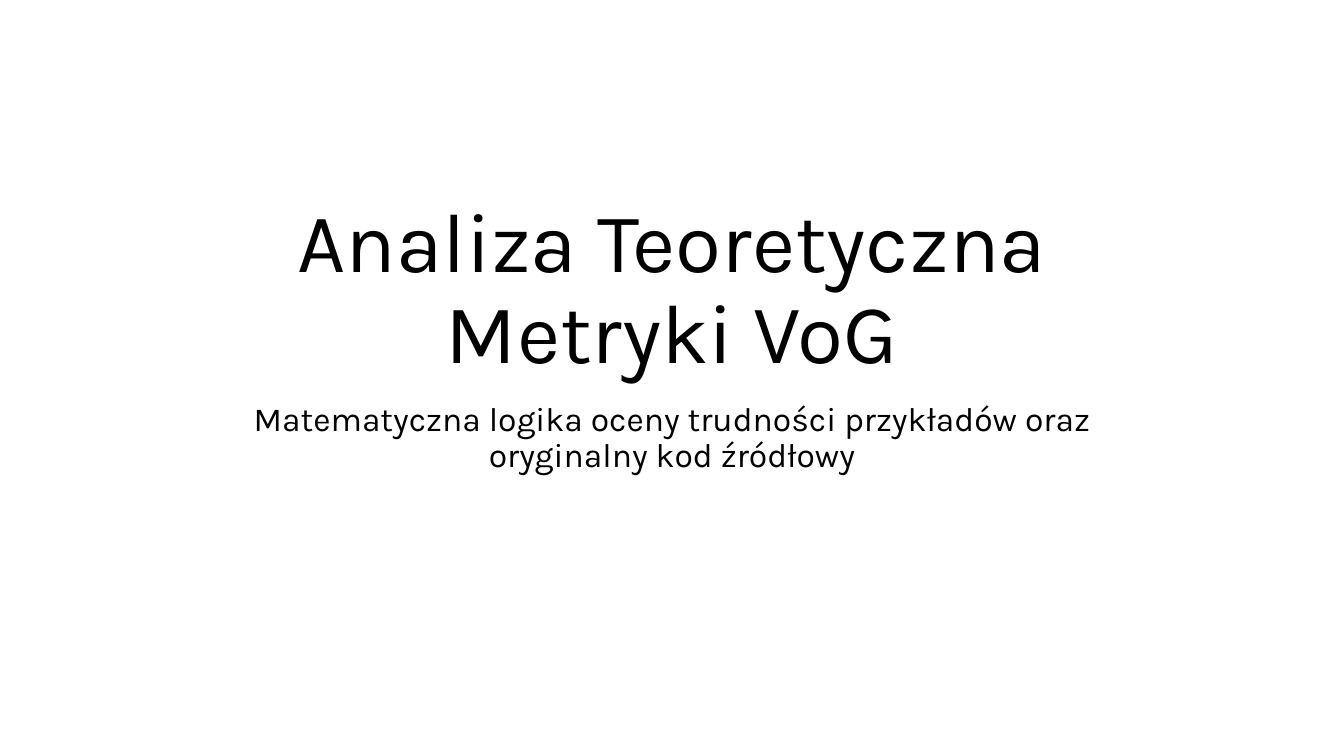
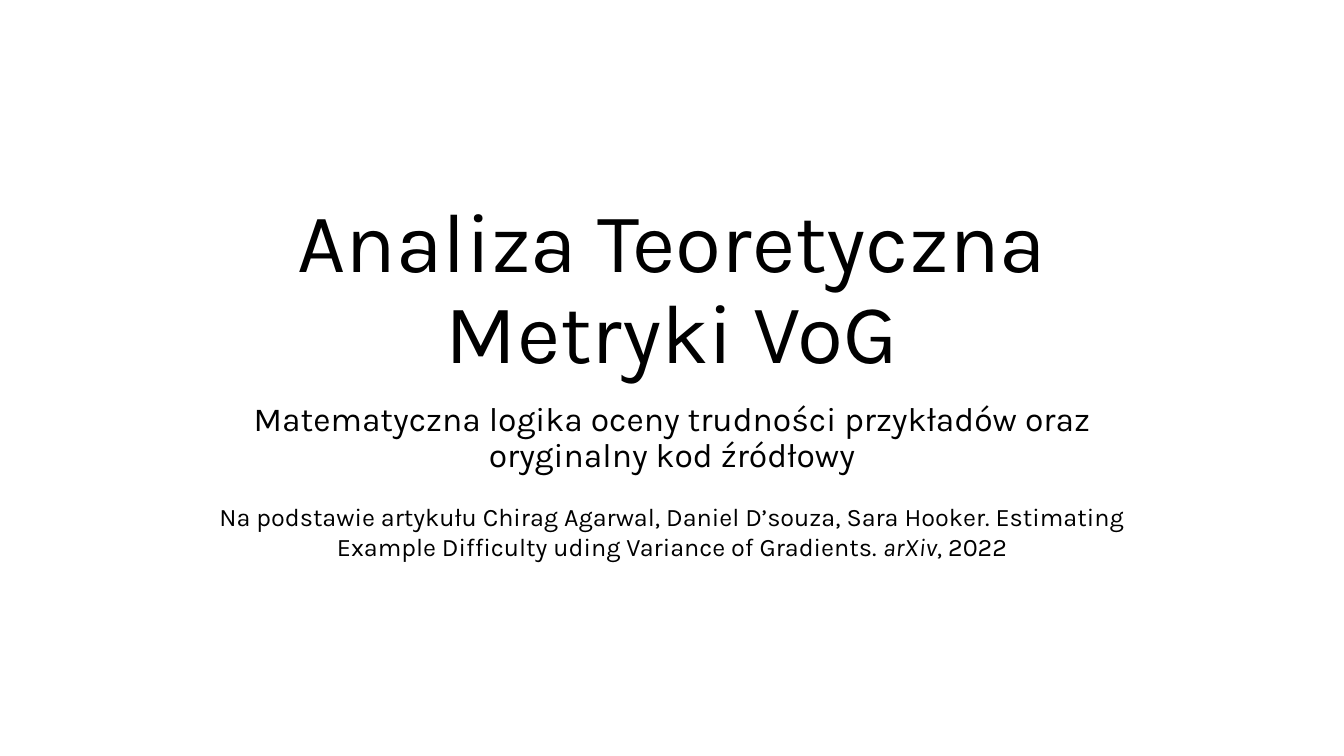
Before and after one commit to Fichey/Impact-of-Data-Ranking-on-Training-Dynamics, a slide deck: slide 1 of Analiza Teoretyczna Metryki VoG.pptx. Drawn at 1344x756 pixels with LibreOffice and Linux fonts; fonts in the diff are those of the drawing. Boxes give left, top, right and bottom in pixels: in the first picture for what was removed or moved away, otherwise in the second. Text is boxed around its words. In the diff, an @@ line names an element or a change of style, - is before the commit and + after.

Commit message:
Added final version of presentation

```diff
--- a/Analiza Teoretyczna Metryki VoG.pptx
+++ b/Analiza Teoretyczna Metryki VoG.pptx
@@ text added at [219, 508, 1124, 562], 18 pt, text #000000 @@
+Na podstawie artykułu Chirag Agarwal, Daniel D’souza, Sara Hooker. Estimating Example Difficulty uding Variance of Gradients. arXiv, 2022
```
Also in this commit, not shown: 1 slide added.
